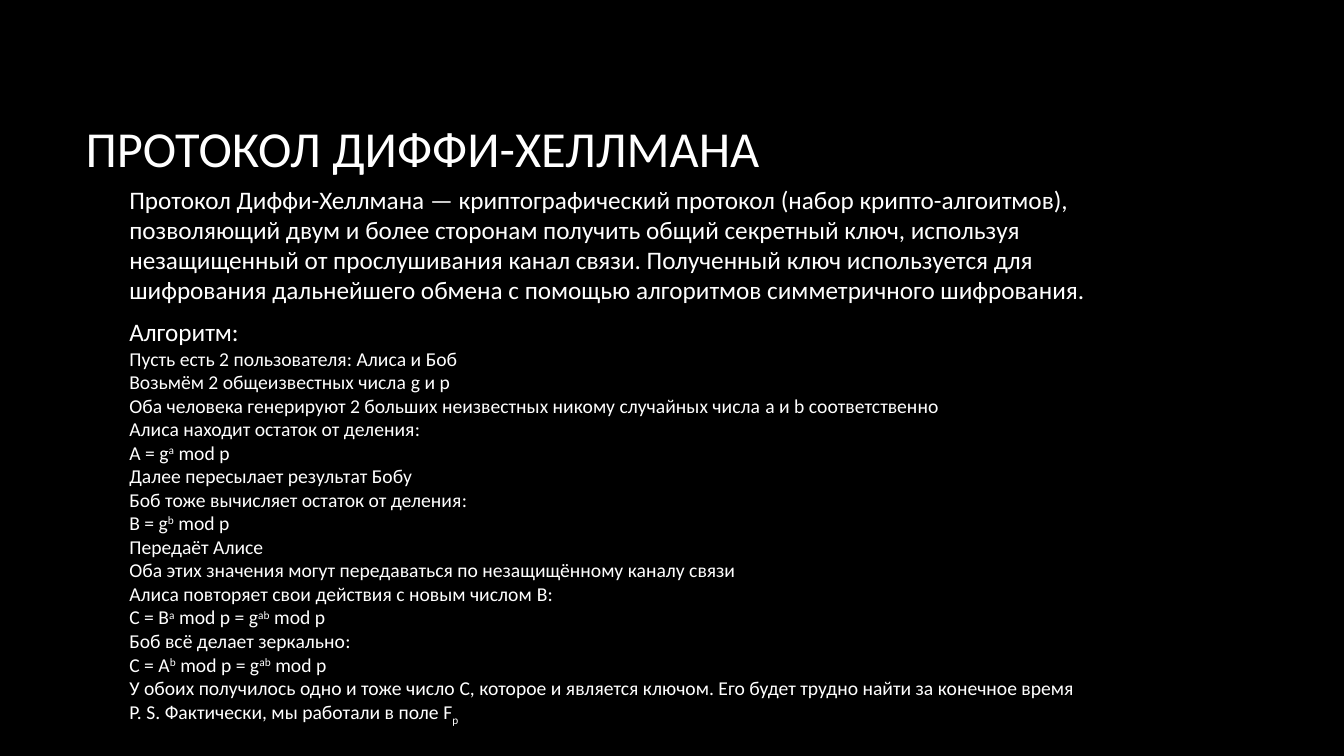
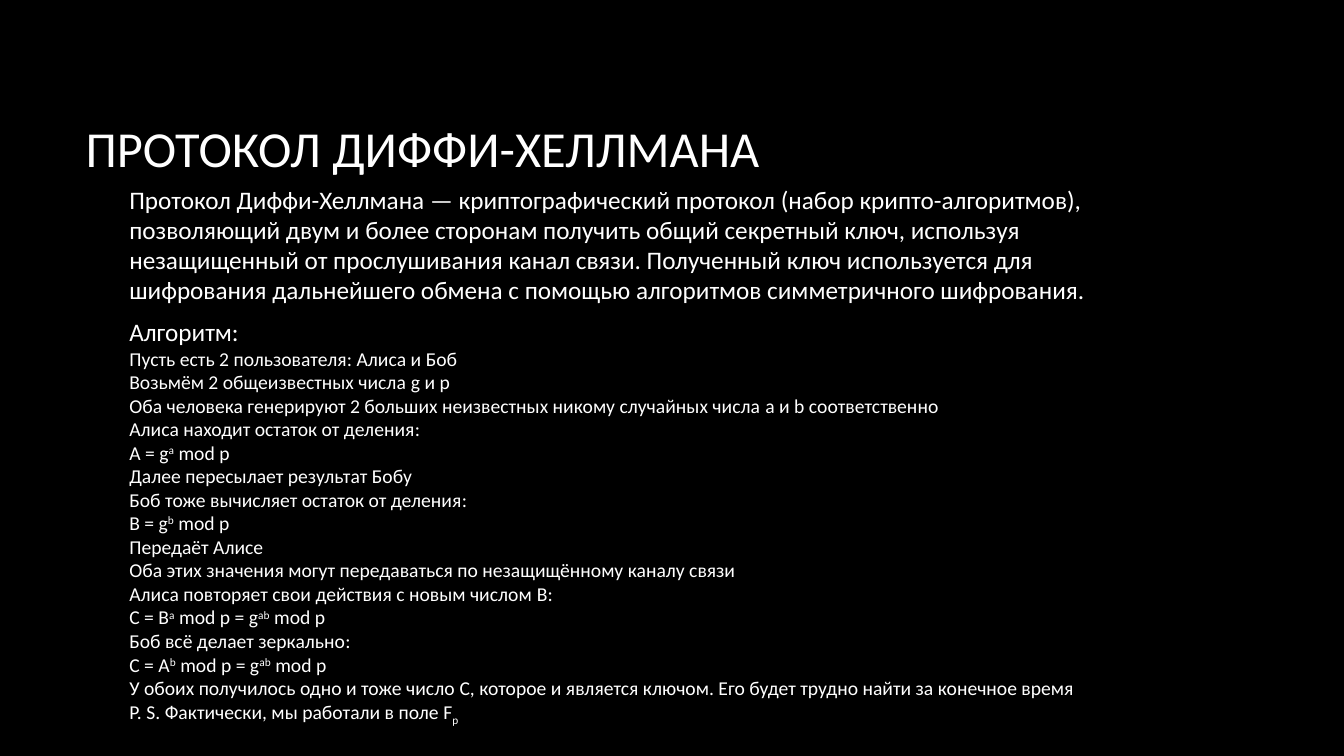
Before and after one commit to olegdayo/TelecommunicationTechnologies, a slide deck: slide 4 of Winter/Project/ElGamal.pptx. Drawn at 1344x756 pixels with LibreOffice and Linux fonts; fonts in the diff are those of the drawing; background and template pictures are left out. Boxes give left, top, right and bottom in pixels: in the first picture for what was removed or moved away, otherwise in the second. Text is boxed around its words. In the diff, an @@ line names an element or a change of style, - is before the commit and + after.

Commit message:
final presentation version

```diff
--- a/Winter/Project/ElGamal.pptx
+++ b/Winter/Project/ElGamal.pptx
@@ text at (129, 190, 1084, 303): text changed @@
-Протокол Диффи-Хеллмана — криптографический протокол (набор крипто-алгоитмов), позволяющий двум и более сторонам получить общий секретный ключ, используя незащищенный от прослушивания канал связи. Полученный ключ используется для шифрования дальнейшего обмена с помощью алгоритмов симметричного шифрования.
+Протокол Диффи-Хеллмана — криптографический протокол (набор крипто-алгоритмов), позволяющий двум и более сторонам получить общий секретный ключ, используя незащищенный от прослушивания канал связи. Полученный ключ используется для шифрования дальнейшего обмена с помощью алгоритмов симметричного шифрования.
```
Also in this commit, not shown: 2 other slides changed, 1 slide added, 1 other file.
